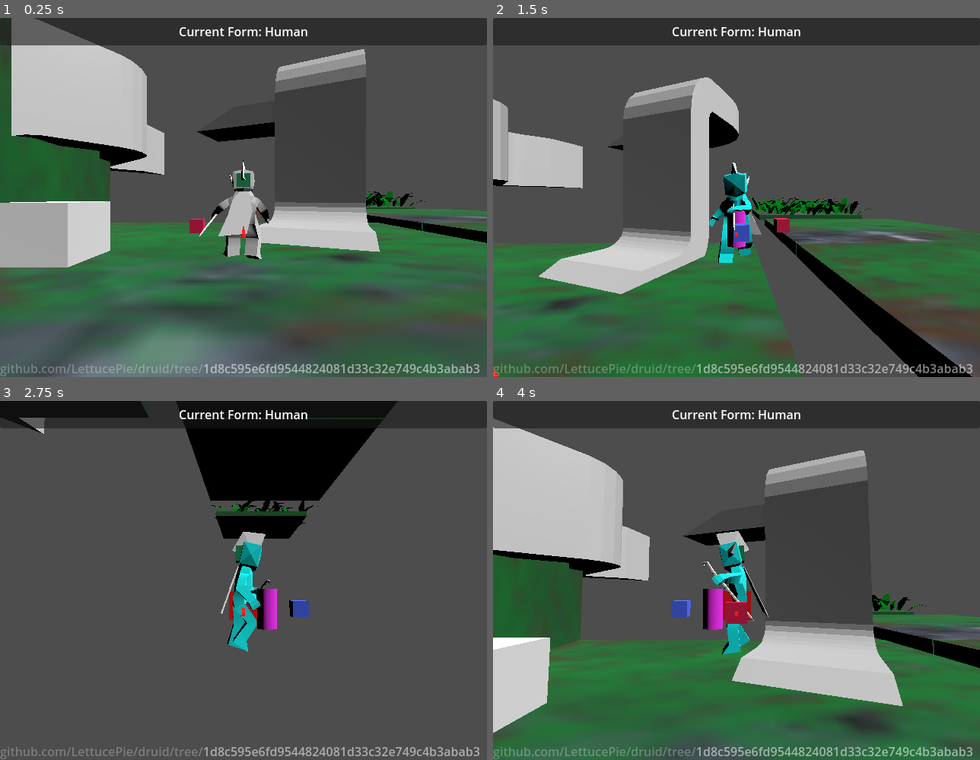
Above: before the commit, frames 1-4 (two rows, left to right).
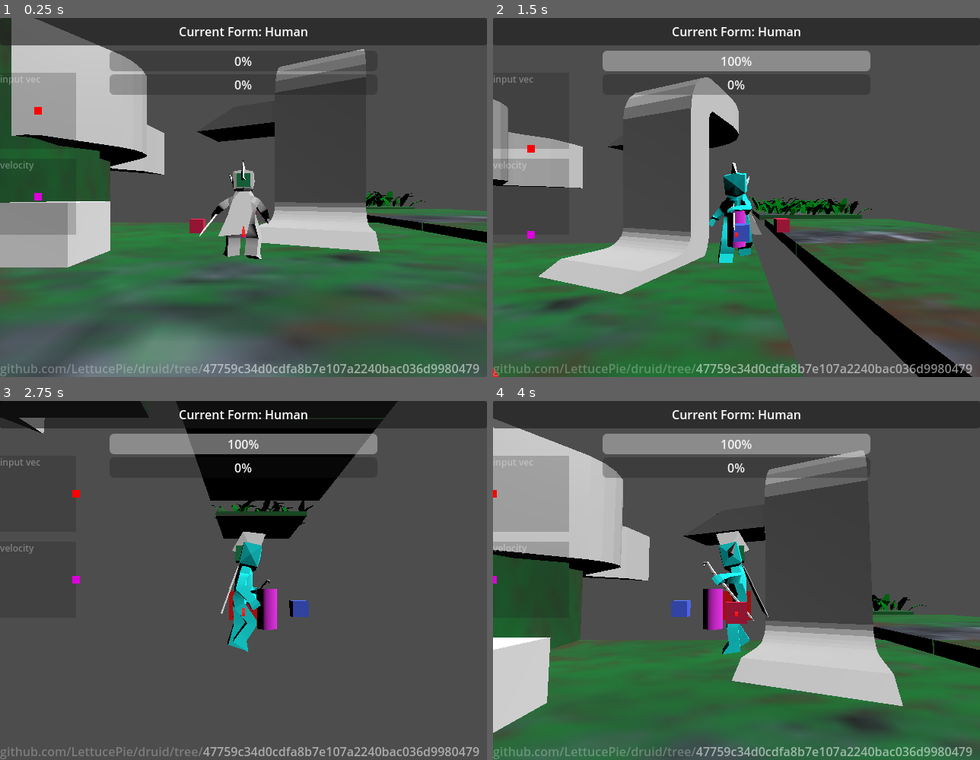
Above: after the commit, the same moments.

Repository: LettucePie/druid
Game: Godot game, scene res://playscenes/play_0.tscn
Two runs of this game, one before a commit and one after it. Both use one fixed random seed, a clock stepped at 60 frames per second and the inputs below.
Inputs (mouse positions are in pixels of both pictures, inside the frame that each line leads up to):
- Up to frame 1 (0.25 s): no input
- Up to frame 2 (1.5 s): tap Enter (ui_accept) at 0.5 s; move the mouse to (736, 369) at 0.52 s; hold D (move_right) 0.53-1.28 s; hold Right mouse button (aim) 0.53-1.28 s; tap Space (jump) at 0.77 s; move the mouse to (639, 215) at 1.27 s; hold S (move_down) from 1.28 s (still down); tap N (attack) at 1.35 s
- Up to frame 3 (2.75 s): tap Space (jump) at 1.52 s; move the mouse to (292, 501) at 2.02 s; release S (move_down) at 2.03 s; hold D (move_right) from 2.03 s (still down); tap K (cam_down) at 2.1 s
- Up to frame 4 (4 s): move the mouse to (712, 652) at 2.77 s; release D (move_right) at 2.78 s; hold W (move_up) 2.78-3.53 s; tap J (cam_left) at 2.85 s; tap Space (jump) at 3.02, 3.77 s; move the mouse to (882, 634) at 3.52 s; hold A (move_left) from 3.53 s (still down); tap L (cam_right) at 3.6 s

The runs differ from the first frame. In frame 1, 6.0% of the frame differs, in the area x 0-99%, y 9-99%; in frame 2, 6.5%; in frame 3, 4.1%; in frame 4, 8.5%.

Commit message:
added testing displays for acceleration and deceleration changes

Diff:
--- a/core/entities/player/action_data/turn_responsiveness_curve.tres
+++ b/core/entities/player/action_data/turn_responsiveness_curve.tres
@@ -1,5 +1,5 @@
 [gd_resource type="Curve" format=3 uid="uid://cjkm707k6rskf"]
 
 [resource]
-_data = [Vector2(0, 1), 0.0, 0.113604, 0, 0, Vector2(1, 0), -0.150255, 0.0, 0, 0]
+_data = [Vector2(0, 1), 0.0, -0.0910523, 0, 0, Vector2(1, 0), -2.54945, 0.0, 0, 0]
 point_count = 2
--- a/core/player.gd
+++ b/core/player.gd
@@ -63,6 +63,7 @@
 var move_direction : Vector3 = Vector3.ZERO
 var accelerated_dir : Vector3 = Vector3.ZERO
 var acceleration : float = 0.0
+var deceleration : float = 1.0
 @export var turn_responsiveness_curve : Curve
 @export var turn_decel_curve : Curve
 var floor_angle : float
@@ -260,6 +261,12 @@
 	speed_percent = clampf(speed_percent, form_turn, 1.0)
 	var ring_basis : Basis = $swivel_ring.transform.basis
 	var target_basis : Basis = ring_basis.looking_at(target, get_up_direction())
+	if speed_percent >= 0.9 and speed_percent <= 1.0:
+		print("Sharp Turn: ", speed_percent)
+	if speed_percent >= 0.5 and speed_percent < 0.9:
+		print("Quick Turn: ", speed_percent)
+	if speed_percent < 0.5:
+		print("Slow Turn: ", speed_percent)
 	var result_basis : Basis = ring_basis.slerp(target_basis, speed_percent)
 	$swivel_ring.transform.basis = result_basis
 
@@ -333,6 +340,15 @@
 		0,
 		Input.get_axis("move_up", "move_down")).limit_length(1.0)
 
+	## Test
+	var input_display_pos : Vector2 = Vector2(50, 50)
+	input_display_pos += Vector2(
+		move_input_vec.x,
+		move_input_vec.z
+		) * 50
+	input_display_pos -= $input_display_bg/input_display_point.pivot_offset
+	$input_display_bg/input_display_point.position = input_display_pos
+
 	## Orientate the input vector to the camera angle.
 	## **Note** This is currently limited to the aspect of walking on \
 	## the ground, and only the ground.
@@ -352,7 +368,7 @@
 	var swivel_dir : Vector3 = (
 		$swivel_ring.transform.basis * Vector3.FORWARD) \
 		* move_direction.length()
-	var decel : float = 1.0
+	deceleration = clampf(deceleration + form_accel / 2, 0.0, 1.0)
 
 	## Check if moving at all before bothering with edge_ray
 	var blended_normal : Vector3 = get_up_direction()
@@ -365,7 +381,9 @@
 			## Turns the Swivel Ring to the target direction.
 			## The Function also generates a deceleration amount by comparing \
 			## how far/fast it could turn versus the form speed limitations.
-			decel = turn_swivel_ring(move_direction)
+			var turn_decel = turn_swivel_ring(move_direction)
+			if turn_decel < deceleration:
+				deceleration = turn_decel
 
 			## Input adjusts the Swivel Ring. The Swivel Ring dictates applied \
 			## direction.
@@ -373,6 +391,12 @@
 			## Swivel Ring Forward.
 			swivel_dir = ($swivel_ring.transform.basis * Vector3.FORWARD) \
 				* move_direction.length()
+
+		$deceleration.value = 1.0 - deceleration
+
+		## Apply percent of decel against acceleration, then scale by input axis
+		acceleration *= deceleration
+		acceleration *= move_input_vec.length()
 
 		## Move Edge Ray further when full sprinting and closer when creeping
 		## adds realism to the accuracy of the edge_detection
@@ -398,9 +422,8 @@
 		## Decay Acceleration
 		acceleration = clampf(acceleration - (form_accel * 2), 0.0, 1.0)
 
-	## Apply percent of decel against acceleration, then scale by input axis
-	acceleration *= decel
-	acceleration *= move_input_vec.length()
+	## Test
+	$acceleration.value = acceleration
 
 	## Finally, apply the velocity
 	accelerated_dir = swivel_dir * (form_speed * acceleration)
@@ -429,13 +452,21 @@
 				apply_jump_velocity(delta)
 
 	## Forward velocity to anim_handler so it can apply it to movement anims
-	anim.set_player_move(velocity.length() / form_speed)
+	anim.set_player_move(acceleration)
+	#anim.set_player_move(velocity.length() / form_speed)
 
 	## For Testing Purposes.
 	## Resets player to Center if they "fall out"
 	if position.y < -10:
 		velocity = Vector3.ZERO
 		position = Vector3(0, 2, 0)
+	var vel_display : Vector2 = Vector2(50, 50)
+	vel_display += Vector2(
+		accelerated_dir.x / form_speed,
+		accelerated_dir.z / form_speed
+		) * 50
+	vel_display -= $velocity_display_bg/velocity_display_point.pivot_offset
+	$velocity_display_bg/velocity_display_point.position = vel_display
 
 
 ###
--- a/core/player.tscn
+++ b/core/player.tscn
@@ -200,6 +200,13 @@
 [sub_resource type="PrismMesh" id="PrismMesh_ma6o0"]
 size = Vector3(0.62, 0.83, 0.295)
 
+[sub_resource type="StyleBoxFlat" id="StyleBoxFlat_aevwl"]
+bg_color = Color(0.620938, 0.0197533, 0.0488233, 1)
+
+[sub_resource type="LabelSettings" id="LabelSettings_586b2"]
+font_size = 12
+font_color = Color(1, 1, 1, 0.329412)
+
 [node name="player" type="CharacterBody3D" groups=["Player"]]
 transform = Transform3D(1, 0, 0, 0, 1, 0, 0, 0, 1, 0, 1.96485, 0)
 script = ExtResource("1_dpv4o")
@@ -269,34 +276,34 @@
 transform = Transform3D(-0.312618, 0, -2.73299e-08, 0, 0.312618, 0, 2.73299e-08, 0, -0.312618, 0, 0.143265, 0)
 
 [node name="Skeleton3D" parent="human_node/human_model/human_armature" index="0"]
-bones/0/position = Vector3(0, -0.160347, -0.10598)
+bones/0/position = Vector3(0, -0.142431, -0.10598)
 bones/0/rotation = Quaternion(0.0914123, -0.00244562, -0.0016501, 0.995809)
-bones/1/rotation = Quaternion(-0.0161886, -0.00624288, 0.797932, 0.602497)
+bones/1/rotation = Quaternion(-0.0090601, 0.0246738, 0.796877, 0.60357)
 bones/2/rotation = Quaternion(0.0834039, -0.0313383, 0.324214, 0.941779)
 bones/3/rotation = Quaternion(0.317049, 0.0415371, 0.0138462, 0.947398)
-bones/5/rotation = Quaternion(0.010229, -0.0138923, 0.00330987, 0.999846)
+bones/5/rotation = Quaternion(-0.0222307, -0.013868, 0.00392791, 0.999649)
 bones/6/rotation = Quaternion(-0.0150778, -3.56578e-05, -0.000320333, 0.999886)
 bones/10/position = Vector3(-0.34512, -0.192523, -0.00858107)
-bones/10/rotation = Quaternion(-0.214801, 0.257955, 0.939422, 0.0693277)
-bones/11/rotation = Quaternion(-0.430042, 0.00118437, -0.00277367, 0.902804)
+bones/10/rotation = Quaternion(-0.215834, 0.243584, 0.94325, 0.0660407)
+bones/11/rotation = Quaternion(-0.392959, 0.00107056, -0.00281958, 0.919551)
 bones/12/rotation = Quaternion(-0.0599468, -0.00843683, -0.742144, 0.667501)
-bones/13/rotation = Quaternion(-0.0818117, -0.0177998, -0.276599, 0.957331)
+bones/13/rotation = Quaternion(-0.0838196, -0.0220131, -0.263862, 0.96066)
 bones/14/rotation = Quaternion(0.395912, -0.0344117, -0.113618, 0.910582)
 bones/17/position = Vector3(0.358753, -0.19082, -0.0116346)
-bones/17/rotation = Quaternion(0.0966523, 0.36358, 0.922394, -0.0875024)
-bones/18/rotation = Quaternion(-0.29401, -0.0947239, -0.0162572, 0.950958)
+bones/17/rotation = Quaternion(0.0991789, 0.33635, 0.932668, -0.0846279)
+bones/18/rotation = Quaternion(-0.252176, -0.0953437, -0.0121027, 0.962897)
 
 [node name="ear_a" parent="human_node/human_model/human_armature/Skeleton3D" index="0"]
-transform = Transform3D(0.999448, -0.00253311, -0.0331121, -0.00321579, 0.985018, -0.172419, 0.0330528, 0.172431, 0.984467, 0.000675778, 1.67525, 0.232039)
+transform = Transform3D(0.999448, -0.00253311, -0.0331121, -0.00106423, 0.994131, -0.108174, 0.0331918, 0.10815, 0.99358, 0.00067578, 1.70075, 0.18128)
 
 [node name="hair_a" parent="human_node/human_model/human_armature/Skeleton3D" index="1"]
-transform = Transform3D(0.999448, -0.00253311, -0.0331121, -0.00321579, 0.985018, -0.172419, 0.0330528, 0.172431, 0.984467, 0.00858761, 2.10681, 0.0347897)
+transform = Transform3D(0.999448, -0.00253311, -0.0331121, -0.00106423, 0.994131, -0.108174, 0.0331918, 0.10815, 0.99358, 0.00858762, 2.1186, -0.043558)
 
 [node name="cape" parent="human_node/human_model/human_armature/Skeleton3D" index="2"]
-transform = Transform3D(0.999449, -0.0329398, 0.00416953, 0.0332024, 0.991037, -0.129401, 0.000130277, 0.129468, 0.991584, -0.0395435, 1.20905, -0.287315)
+transform = Transform3D(0.999449, -0.0329398, 0.00416953, 0.0331409, 0.997349, -0.0647848, -0.00202448, 0.0648873, 0.997891, -0.0395435, 1.20183, -0.306729)
 
 [node name="staff_a" parent="human_node/human_model/human_armature/Skeleton3D" index="3"]
-transform = Transform3D(0.41923, -0.288421, 0.860848, 0.846399, 0.467161, -0.255675, -0.328412, 0.835808, 0.439967, 1.37192, 0.000166111, 0.209303)
+transform = Transform3D(0.394414, -0.297796, 0.869342, 0.85691, 0.460856, -0.230906, -0.331879, 0.83602, 0.436952, 1.39327, 0.0373232, 0.208096)
 
 [node name="standin_floor" parent="human_node/human_model" index="1"]
 visible = false
@@ -333,16 +340,16 @@
 [node name="Skeleton3D" parent="wolf_node/wolf_model/Armature" index="0"]
 bones/1/rotation = Quaternion(0.656745, -8.93774e-16, -8.93774e-16, 0.754113)
 bones/2/rotation = Quaternion(0.12946, 1.04057e-15, -9.22106e-17, 0.991585)
-bones/3/rotation = Quaternion(-0.337202, 4.22092e-18, 8.18341e-17, 0.941432)
-bones/4/rotation = Quaternion(-0.259247, 1.23711e-18, 5.54015e-17, 0.965811)
+bones/3/rotation = Quaternion(-0.310812, -5.37373e-18, 5.93611e-17, 0.950471)
+bones/4/rotation = Quaternion(-0.284466, 4.52723e-19, 6.46516e-17, 0.958686)
 bones/5/rotation = Quaternion(0.456607, 1.48065e-22, -1.01387e-16, 0.889668)
 bones/6/rotation = Quaternion(0.859775, 0.204093, 0.0176992, -0.467782)
 bones/7/rotation = Quaternion(0.859775, -0.204093, -0.0176992, -0.467782)
-bones/8/position = Vector3(0.903733, 0.966036, 1.18712)
-bones/8/rotation = Quaternion(0.804354, -1.42928e-17, -3.81885e-18, 0.59415)
+bones/8/position = Vector3(0.903733, 1.05964, 1.12756)
+bones/8/rotation = Quaternion(0.789025, 6.05244e-18, 7.35634e-18, 0.614361)
 bones/9/rotation = Quaternion(0.102258, 1.18584e-07, 1.21901e-08, 0.994758)
-bones/12/position = Vector3(-0.903733, 0.966036, 1.18712)
-bones/12/rotation = Quaternion(0.804354, -1.42928e-17, -3.81885e-18, 0.59415)
+bones/12/position = Vector3(-0.903733, 1.05964, 1.12756)
+bones/12/rotation = Quaternion(0.789025, 6.05244e-18, 7.35634e-18, 0.614361)
 bones/13/rotation = Quaternion(0.102258, 1.18584e-07, 1.21901e-08, 0.994758)
 bones/16/rotation = Quaternion(0.649191, -0.000736844, -0.092586, 0.754969)
 bones/17/rotation = Quaternion(0.560286, -0.0218214, 0.0589299, 0.825912)
@@ -391,6 +398,106 @@
 cast_shadow = 0
 mesh = SubResource("PrismMesh_ma6o0")
 
+[node name="acceleration" type="ProgressBar" parent="."]
+anchors_preset = -1
+anchor_left = 0.225
+anchor_top = 0.091
+anchor_right = 0.775
+anchor_bottom = 0.148
+offset_top = 0.0479965
+offset_right = -3.05176e-05
+offset_bottom = 0.143997
+grow_horizontal = 2
+max_value = 1.0
+step = 0.001
+
+[node name="deceleration" type="ProgressBar" parent="."]
+anchors_preset = -1
+anchor_left = 0.225
+anchor_top = 0.157
+anchor_right = 0.775
+anchor_bottom = 0.214
+offset_top = -0.104004
+offset_right = -3.05176e-05
+offset_bottom = -0.00801086
+grow_horizontal = 2
+theme_override_styles/fill = SubResource("StyleBoxFlat_aevwl")
+max_value = 1.0
+step = 0.001
+fill_mode = 1
+
+[node name="input_display_bg" type="ColorRect" parent="."]
+anchors_preset = -1
+anchor_top = 0.153
+anchor_right = 0.156
+anchor_bottom = 0.364
+offset_top = -0.216003
+offset_right = 0.159996
+offset_bottom = 0.191986
+grow_horizontal = 2
+grow_vertical = 2
+color = Color(0.0980392, 0.0980392, 0.0980392, 0.219608)
+
+[node name="input_display_point" type="ColorRect" parent="input_display_bg"]
+custom_minimum_size = Vector2(10, 10)
+layout_mode = 1
+anchors_preset = 15
+anchor_right = 1.0
+anchor_bottom = 1.0
+offset_left = 45.0
+offset_top = 45.0
+offset_right = -45.0
+offset_bottom = -45.0
+grow_horizontal = 2
+grow_vertical = 2
+pivot_offset = Vector2(5, 5)
+color = Color(1, 0, 0, 1)
+
+[node name="Label" type="Label" parent="input_display_bg"]
+layout_mode = 1
+anchors_preset = -1
+anchor_right = 1.0
+anchor_bottom = 0.17
+grow_horizontal = 2
+text = "input vec"
+label_settings = SubResource("LabelSettings_586b2")
+
+[node name="velocity_display_bg" type="ColorRect" parent="."]
+anchors_preset = -1
+anchor_top = 0.392
+anchor_right = 0.156
+anchor_bottom = 0.604
+offset_top = -0.0240021
+offset_right = 0.159996
+offset_bottom = -0.0880127
+grow_horizontal = 2
+grow_vertical = 2
+color = Color(0.0980392, 0.0980392, 0.0980392, 0.219608)
+
+[node name="velocity_display_point" type="ColorRect" parent="velocity_display_bg"]
+custom_minimum_size = Vector2(10, 10)
+layout_mode = 1
+anchors_preset = 15
+anchor_right = 1.0
+anchor_bottom = 1.0
+offset_left = 45.0
+offset_top = 45.0
+offset_right = -45.0
+offset_bottom = -45.0
+grow_horizontal = 2
+grow_vertical = 2
+pivot_offset = Vector2(5, 5)
+color = Color(0.863925, 0.000584692, 0.86161, 1)
+
+[node name="Label2" type="Label" parent="velocity_display_bg"]
+layout_mode = 1
+anchors_preset = 10
+anchor_right = 1.0
+offset_bottom = 17.0
+grow_horizontal = 2
+text = "velocity"
+label_settings = SubResource("LabelSettings_586b2")
+
 [connection signal="body_entered" from="swivel_ring/hitbox_small" to="." method="_on_hitbox_detection" binds= [false, true]]
 [connection signal="body_exited" from="swivel_ring/hitbox_small" to="." method="_on_hitbox_detection" binds= [false, false]]
 [connection signal="body_entered" from="swivel_ring/hitbox_big" to="." method="_on_hitbox_detection" binds= [true, true]]
--- a/project.godot
+++ b/project.godot
@@ -14,7 +14,7 @@
 run/main_scene="res://playscenes/play_0.tscn"
 config/features=PackedStringArray("4.2", "Mobile")
 config/icon="res://icon.svg"
-config/git_sha="1d8c595e6fd9544824081d33c32e749c4b3abab3"
+config/git_sha="47759c34d0cdfa8b7e107a2240bac036d9980479"
 
 [display]
 
Not shown: 1 places in core/player.tscn that only renumber resources
